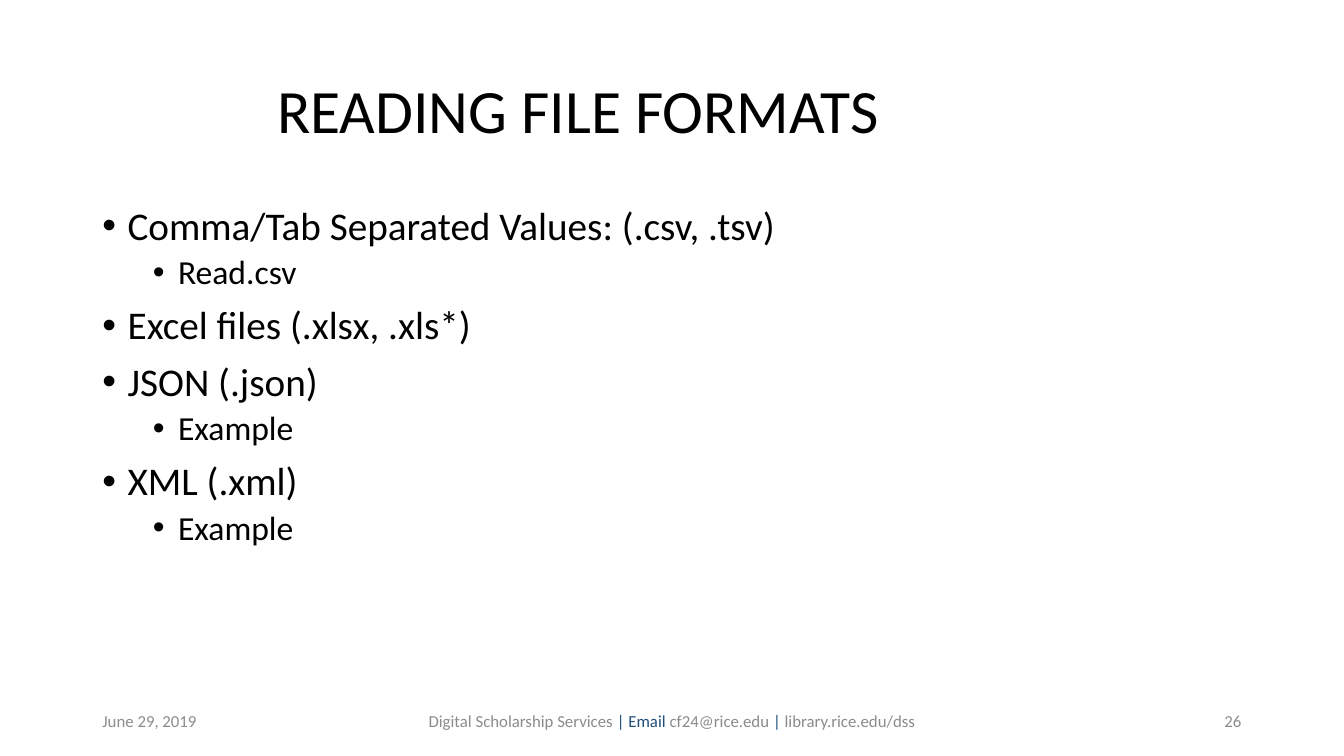
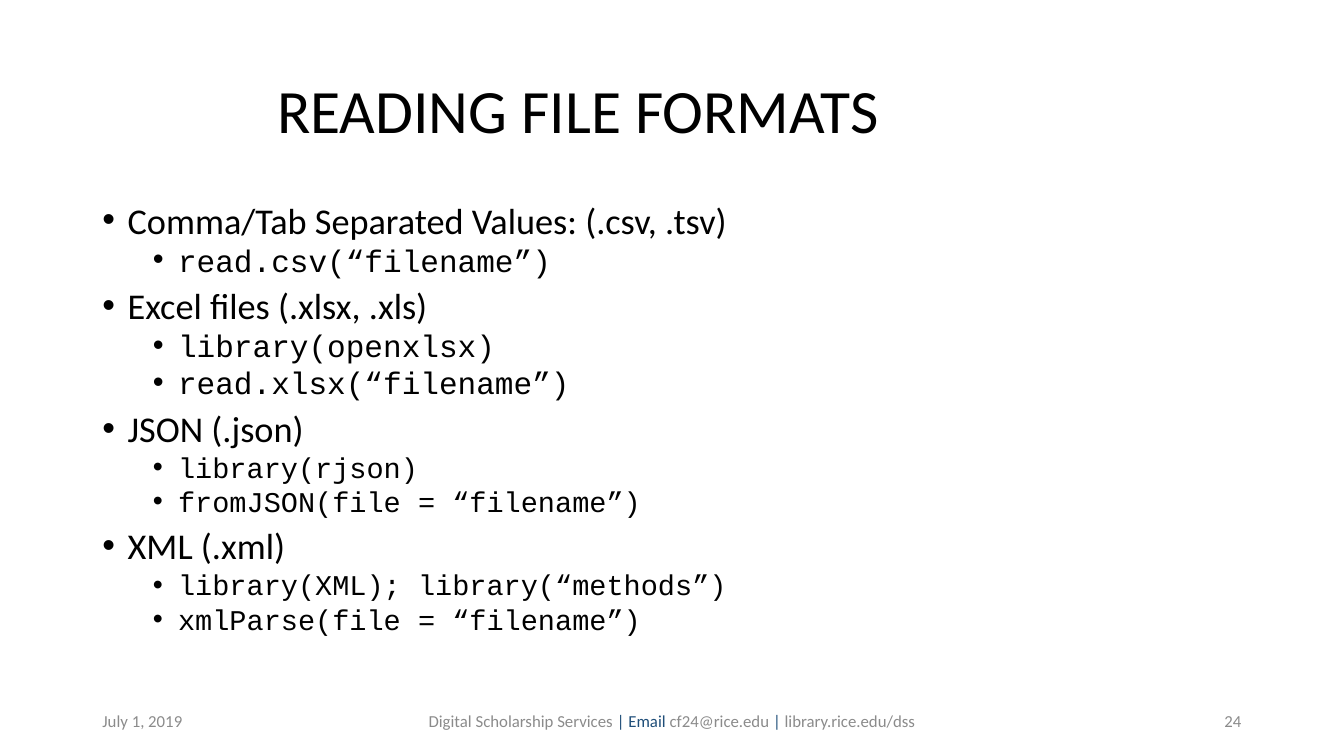
Before and after one commit to bakitybacon/rice-data-and-donuts, a slide deck: slide 24 of introR/Introduction to R.pptx (slide 26 before the commit). Drawn at 1344x756 pixels with LibreOffice and Linux fonts; fonts in the diff are those of the drawing; background and template pictures are left out. Boxes give left, top, right and bottom in pixels: in the first picture for what was removed or moved away, otherwise in the second. Text is boxed around its words. In the diff, an @@ line names an element or a change of style, - is before the commit and + after.

Commit message:
remove unnecessary content & fix formatting

```diff
--- a/introR/Introduction to R.pptx
+++ b/introR/Introduction to R.pptx
@@ text at box(128, 207, 726, 564): size 28 to 25.9 pt in "Comma/Tab Separated Values: (.csv, .tsv)", "JSON (.json)", "XML (.xml)"; line spacing 0.9 to 0.8 @@
@@ text at box(128, 249, 569, 401): text changed; size 28 to 22.2 pt; font Calibri to Courier New @@
-  • Read.csv
-• Excel files (.xlsx, .xls*)
+  • read.csv(“filename”)
+• Excel files (.xlsx, .xls)
+  • library(openxlsx)
+  • read.xlsx(“filename”)
@@ text at box(178, 457, 641, 518): text changed; size 24 to 20.4 pt; font Calibri to Courier New @@
-  • Example
+  • library(rjson)
+  • fromJSON(file = “filename”)
@@ text at box(178, 575, 726, 636): text changed; size 24 to 20.4 pt; font Calibri to Courier New @@
-  • Example
+  • library(XML); library(“methods”)
+  • xmlParse(file = “filename”)
@@ text at box(102, 715, 182, 730): text changed @@
-June 29, 2019
+July 1, 2019
@@ page number at box(1224, 716, 1241, 727): text changed @@
-26
+24
```
Also in this commit, not shown: 39 other slides changed, 2 slides removed.
